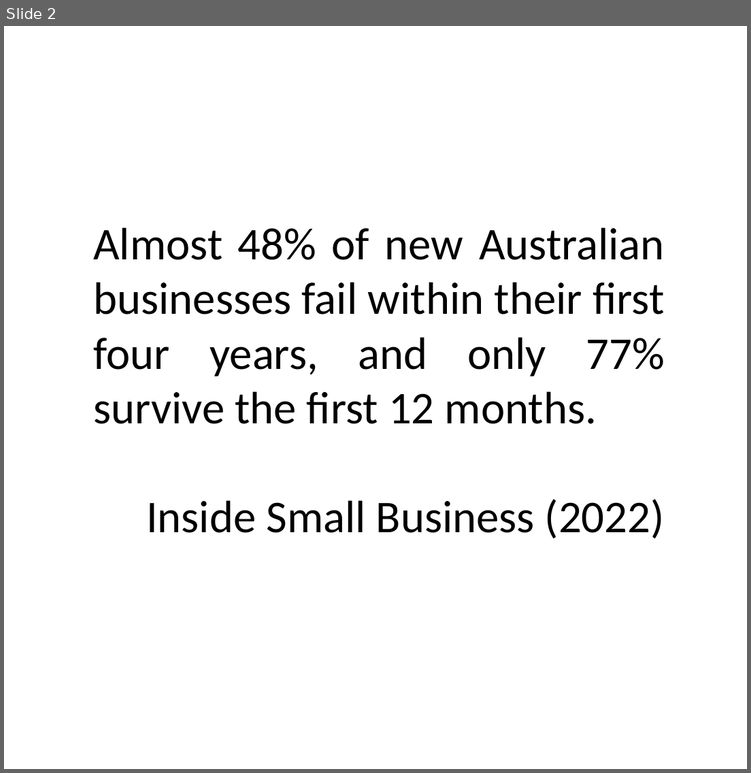
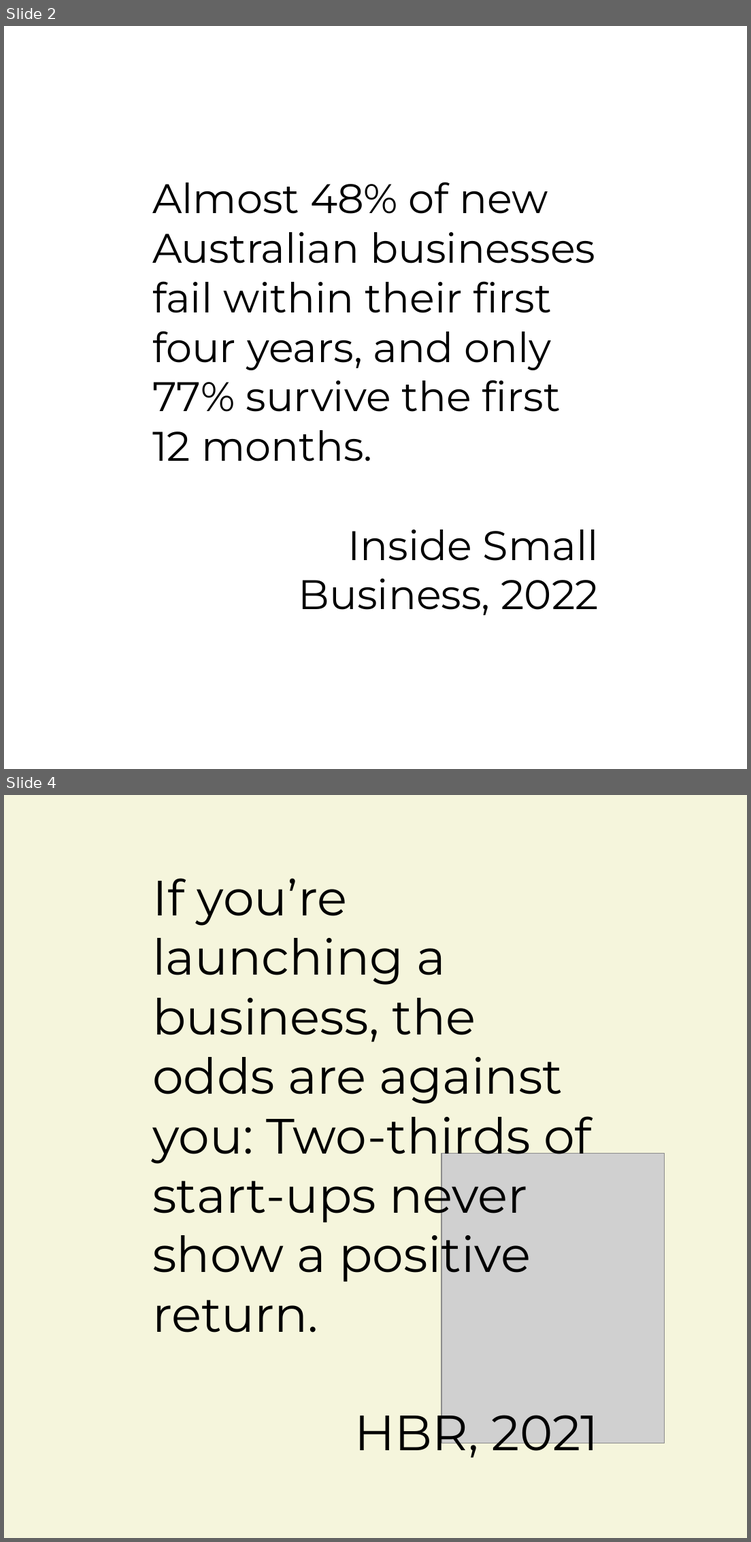
Before and after one commit to jane-korn/sova-mvp, a slide deck: instagram-templates/sova-instagram-templates.pptx. Shown one above the other, each under a label of ours: slide 2 before the commit, slides 2 and 4 after it; the slides between them are not shown. The pictures are 751x773 and 751x1542 pixels, drawn with LibreOffice and Linux fonts; fonts in the diff are those of the drawing; grey boxes stand for pictures; background and template pictures are left out. Boxes give left, top, right and bottom in pixels: in the first picture for what was removed or moved away, otherwise in the second. Text is boxed around its words. In the diff, an @@ line names an element or a change of style, - is before the commit and + after.

```diff
--- a/instagram-templates/sova-instagram-templates.pptx
+++ b/instagram-templates/sova-instagram-templates.pptx
@@ slide 4 added at <box>4,795,747,1538</box>, background #F5F5DC @@
@@ text added at <box>152,878,598,1457</box>, 48 pt, text #000000 @@
+If you’re launching a business, the odds are against you: Two-thirds of start-ups never show a positive return.
+HBR, 2021
@@ picture added at <box>441,1153,664,1442</box> @@
@@ slide 2 changed as well @@
@@ text "Almost 48% of new Australian ...": place and size @@
-text "Almost 48% of new Australian ..." at <box>93,227,664,538</box>
+text "Almost 48% of new Australian ..." at <box>152,182,598,615</box>
@@ text at <box>152,182,595,461</box>: size 44 to 40 pt, font Calibri to Montserrat in "Almost 48% of new Australian businesses fail ..."; alignment justified to left @@
@@ text at <box>298,529,598,615</box>: text changed; size 44 to 40 pt; font Calibri to Montserrat @@
-Inside Small Business (2022)
+Inside Small Business, 2022
```
Also in this commit, not shown: 2 other slides changed, 2 other slides added, 1 slide removed, 4 other files.
